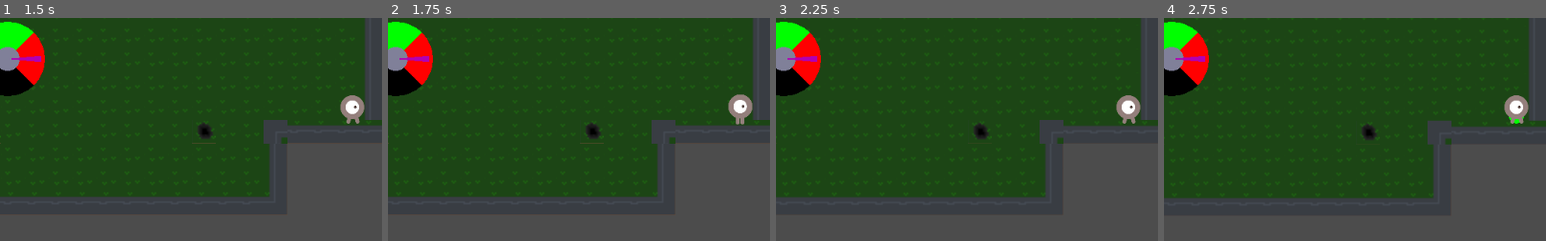
Above: before the commit, frames 1-4 (left to right).
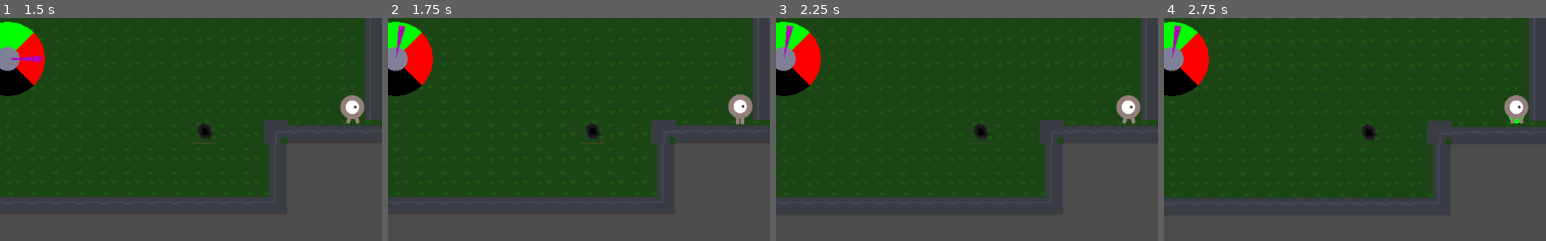
Above: after the commit, the same moments.

Repository: FiBe4000/Gamejam2022
Game: Godot game, scene res://src/Main.tscn
Same seed, same stepped clock (60 frames per second), same inputs: the game is played once before the commit and once after it.
Inputs:
- Up to frame 1 (1.5 s): tap Enter at 0.5 s; hold D (move_right) 0.53-1.28 s; hold Q (force_world_timeout) 0.53-1.28 s; hold S (move_down) from 1.28 s (still down); tap Down (aim_down) at 1.35 s
- Up to frame 2 (1.75 s): keep holding S (move_down); tap Q (force_world_timeout) at 1.55 s
- Up to frame 3 (2.25 s): tap Space (shoot) at 2 s; release S (move_down) at 2.03 s; hold D (move_right) from 2.03 s (still down); hold Left (aim_left) from 2.03 s (still down)
- Up to frame 4 (2.75 s): keep holding D (move_right); keep holding Left (aim_left); tap Q (force_world_timeout) at 2.3 s
The pictures show only the part of the screen within x 4-54%, y 29-79%; the shares and areas given below are measured in that part.

Frame 1 is identical in both runs. In frame 2, 0.3% of the frame differs, in the area x 2-11%, y 3-20%; in frame 3, 0.3%; in frame 4, 0.3%.

Commit message:
Renamed to WorldChangeSystem

Diff:
--- a/src/HUD/CompassPlaceholder.gd
+++ b/src/HUD/CompassPlaceholder.gd
@@ -1,7 +1,7 @@
 tool
 extends Node2D
 
-const WorldSystem = preload("res://src/WorldSystem.gd")
+const WorldSystem = preload("res://src/WorldChangeSystem.gd")
 
 const WORLD = {
   NORMAL=Color(0, 1, 0, 1),
@@ -51,6 +51,6 @@
   draw_polygon(points_arc, PoolColorArray([Color(0.7,0.0,0.7, 1)]))
 
 
-func _on_WorldSystem_new_world_alignment(new_alignment):
+func _on_WorldChangeSystem_new_world_alignment(new_alignment):
   alignment = new_alignment
   self.update()
--- a/src/Main.tscn
+++ b/src/Main.tscn
@@ -5,7 +5,7 @@
 [ext_resource path="res://src/Map.tscn" type="PackedScene" id=3]
 [ext_resource path="res://src/Map.gd" type="Script" id=4]
 [ext_resource path="res://src/Main.gd" type="Script" id=5]
-[ext_resource path="res://src/WorldSystem.tscn" type="PackedScene" id=6]
+[ext_resource path="res://src/WorldChangeSystem.tscn" type="PackedScene" id=6]
 [ext_resource path="res://src/HUD/CompassPlaceholder.gd" type="Script" id=7]
 [ext_resource path="res://src/WorldSwitchTimer.gd" type="Script" id=8]
 
@@ -28,7 +28,6 @@
 [node name="Player" parent="." instance=ExtResource( 2 )]
 
 [node name="WorldSwitchTimer" type="Timer" parent="."]
-wait_time = 10.0
 autostart = true
 script = ExtResource( 8 )
 
@@ -52,10 +51,10 @@
 [node name="StartPosition" type="Position2D" parent="."]
 position = Vector2( 456, 344 )
 
-[node name="WorldSystem" parent="." instance=ExtResource( 6 )]
+[node name="WorldChangeSystem" parent="." instance=ExtResource( 6 )]
 
 [connection signal="timeout" from="WorldSwitchTimer" to="Map" method="_on_WorldSwitchTimer_timeout"]
 [connection signal="timeout" from="WorldSwitchTimer" to="HUD/TimerVisualizer" method="_on_WorldSwitchTimer_timeout"]
-[connection signal="timeout" from="WorldSwitchTimer" to="WorldSystem" method="_on_WorldSwitchTimer_timeout"]
-[connection signal="new_world_alignment" from="WorldSystem" to="HUD/CompassPlaceholder/CompassPlaceholder" method="_on_WorldSystem_new_world_alignment"]
-[connection signal="next_world_change" from="WorldSystem" to="Map" method="_on_WorldSystem_next_world_change"]
+[connection signal="timeout" from="WorldSwitchTimer" to="WorldChangeSystem" method="_on_WorldSwitchTimer_timeout"]
+[connection signal="new_world_alignment" from="WorldChangeSystem" to="HUD/CompassPlaceholder/CompassPlaceholder" method="_on_WorldChangeSystem_new_world_alignment"]
+[connection signal="next_world_change" from="WorldChangeSystem" to="Map" method="_on_WorldChangeSystem_next_world_change"]
--- a/src/Map.gd
+++ b/src/Map.gd
@@ -1,6 +1,6 @@
 extends Node2D
 
-const WS = preload("res://src/WorldSystem.gd")
+const WS = preload("res://src/WorldChangeSystem.gd")
 
 
 # There is Normal, Dark, Fire, Ice worlds
@@ -45,12 +45,8 @@
    # This event resets the world switch timer, and we manually trigger the world
    # switch here.
    if event.is_action_pressed("force_world_timeout"):
-    self._on_WorldSystem_next_world_change(WS.WORLD.NORMAL)
+    self._on_WorldChangeSystem_next_world_change(WS.WORLD.NORMAL)
 
-#func _on_WorldSwitchTimer_timeout():
-#  activeWorld = (activeWorld + 1) % worlds.size()
-#  self._set_visibility()
-
-func _on_WorldSystem_next_world_change(new_world):
+func _on_WorldChangeSystem_next_world_change(new_world):
   activeWorld = new_world
   _set_visibility()
--- /dev/null
+++ b/src/WorldChangeSystem.tscn
@@ -0,0 +1,6 @@
+[gd_scene load_steps=2 format=2]
+
+[ext_resource path="res://src/WorldChangeSystem.gd" type="Script" id=1]
+
+[node name="WorldChangeSystem" type="Node"]
+script = ExtResource( 1 )
--- a/src/WorldSystem.tscn
+++ /dev/null
@@ -1,6 +0,0 @@
-[gd_scene load_steps=2 format=2]
-
-[ext_resource path="res://src/WorldSystem.gd" type="Script" id=1]
-
-[node name="WorldSystem" type="Node"]
-script = ExtResource( 1 )
Renamed: src/WorldSystem.gd -> src/WorldChangeSystem.gd
